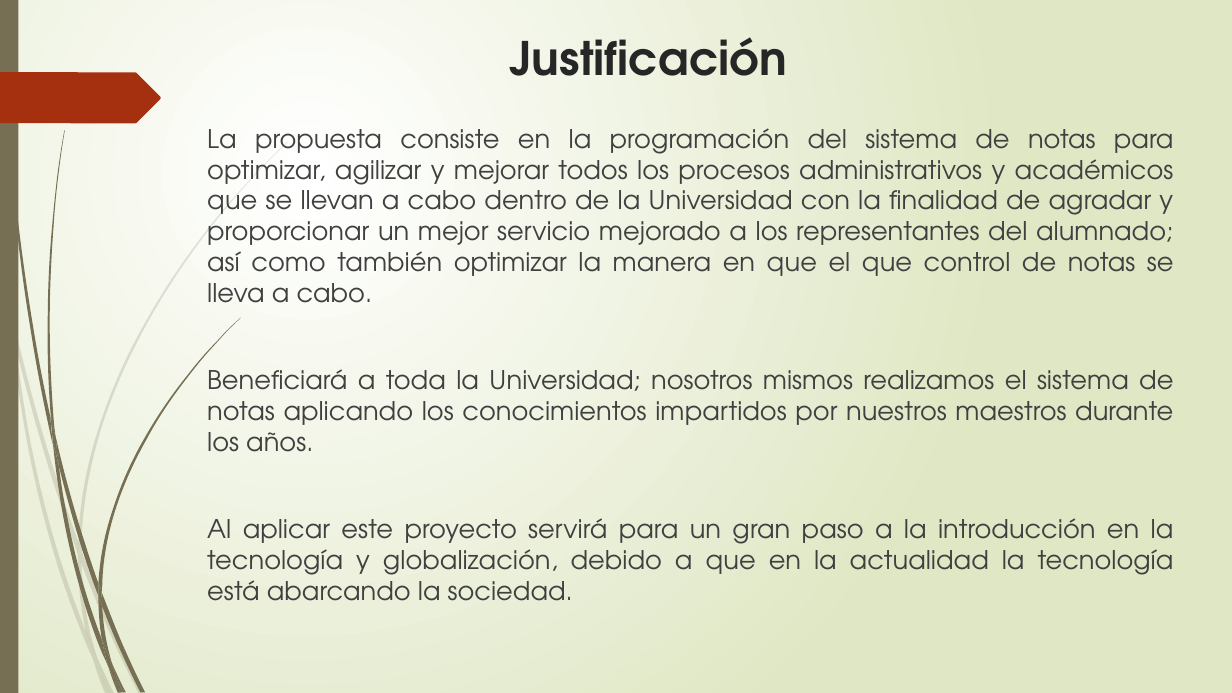
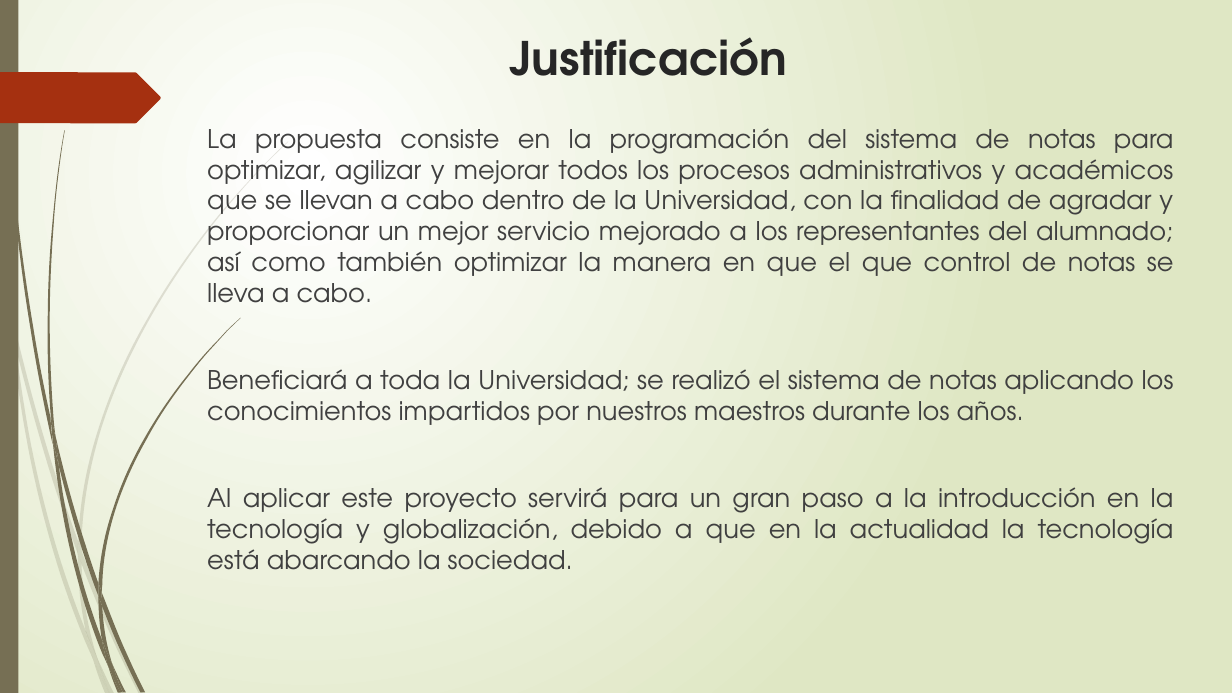
Before and after one commit to francha23/sistema-de-notas, a slide deck: slide 9 of Presentacion/El principio de la sabiduría es el temor.pptx. Drawn at 1232x693 pixels with LibreOffice and Linux fonts; fonts in the diff are those of the drawing. Boxes give left, top, right and bottom in pixels: in the first picture for what was removed or moved away, otherwise in the second. Text is boxed around its words. In the diff, an @@ line names an element or a change of style, - is before the commit and + after.

```diff
--- a/Presentacion/El principio de la sabiduría es el temor.pptx
+++ b/Presentacion/El principio de la sabiduría es el temor.pptx
@@ text at [207, 128, 1174, 425]: text changed @@
-La propuesta consiste en la programación del sistema de notas para optimizar, agilizar y mejorar todos los procesos administrativos y académicos que se llevan a cabo dentro de la Universidad con la finalidad de agradar y proporcionar un mejor servicio mejorado a los representantes del alumnado; así como también optimizar la manera en que el que control de notas se lleva a cabo.
-Beneficiará a toda la Universidad; nosotros mismos realizamos el sistema de notas aplicando los conocimientos impartidos por nuestros maestros durante los años.
+La propuesta consiste en la programación del sistema de notas para optimizar, agilizar y mejorar todos los procesos administrativos y académicos que se llevan a cabo dentro de la Universidad, con la finalidad de agradar y proporcionar un mejor servicio mejorado a los representantes del alumnado; así como también optimizar la manera en que el que control de notas se lleva a cabo.
+Beneficiará a toda la Universidad; se realizó el sistema de notas aplicando los conocimientos impartidos por nuestros maestros durante los años.
```
Also in this commit, not shown: 6 other slides changed, 2 slides added.
